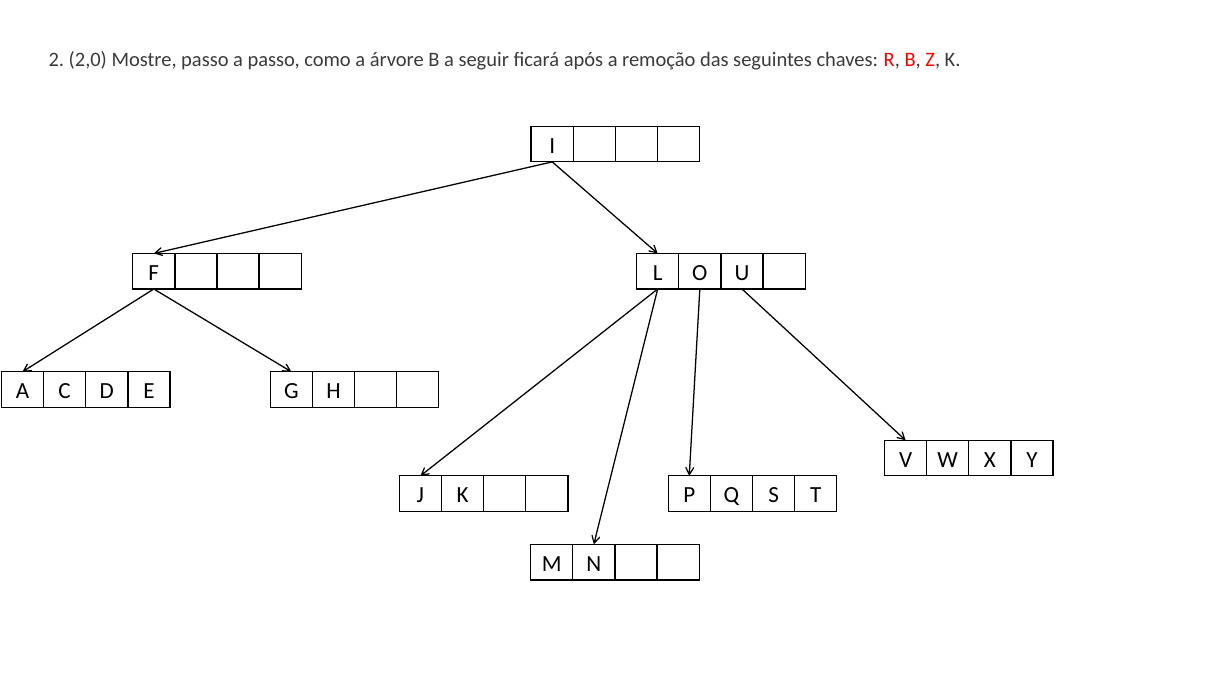
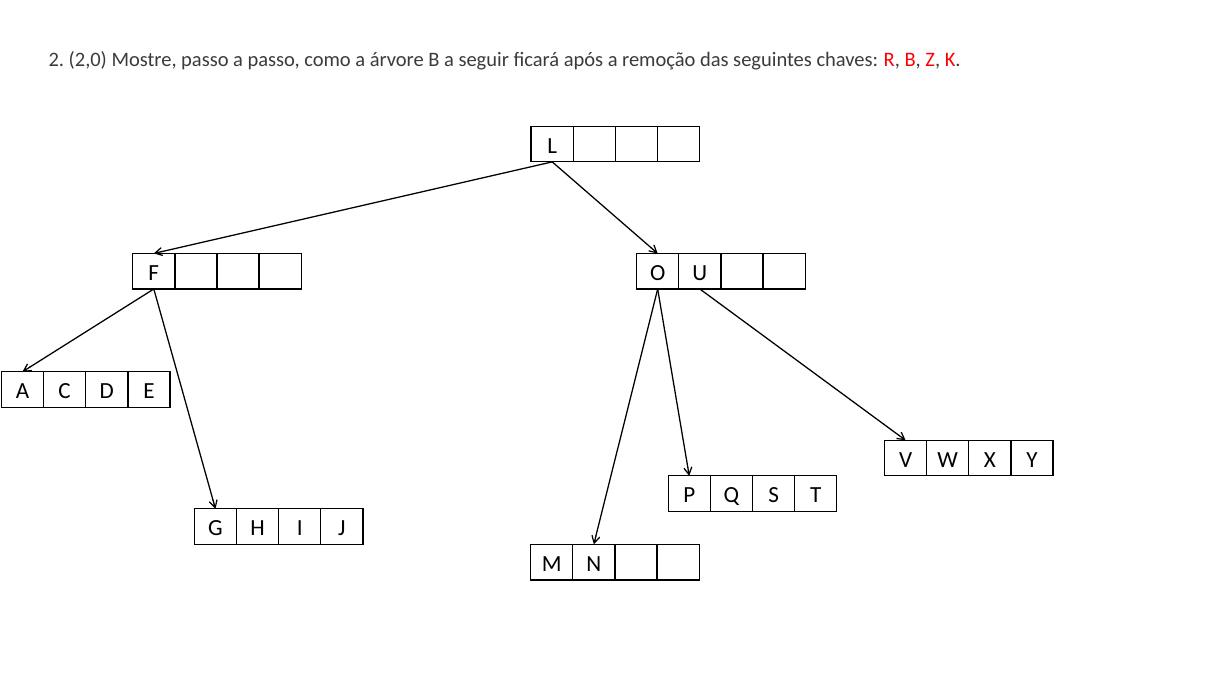
Before and after one commit to machadosbruno/Estrutura-de-Dados-II, a slide deck: slide 8 of 10-06-2025/ExerciciosProva.pptx. Drawn at 1232x693 pixels with LibreOffice and Linux fonts; fonts in the diff are those of the drawing. Boxes give left, top, right and bottom in pixels: in the first picture for what was removed or moved away, otherwise in the second. Text is boxed around its words. In the diff, an @@ line names an element or a change of style, - is before the commit and + after.

```diff
--- a/10-06-2025/ExerciciosProva.pptx
+++ b/10-06-2025/ExerciciosProva.pptx
@@ text "2. (2,0) Mostre, passo a ..." at <box>49,51,961,70</box>: text colour #3B3B3B to #FF0000 in "K." @@
@@ text in rectangle at <box>547,138,557,153</box>: text changed @@
-I
+L
@@ rectangle "O": place and size @@
-rectangle "O" at <box>679,253,722,288</box>
+rectangle "O" at <box>637,253,679,288</box>
@@ rectangle removed at <box>637,253,679,288</box> @@
-L
@@ rectangle "U": place and size @@
-rectangle "U" at <box>721,253,763,288</box>
+rectangle "U" at <box>679,253,722,288</box>
@@ rectangle: place and size @@
-rectangle at <box>355,372,397,407</box>
+rectangle at <box>721,253,763,288</box>
@@ arrow moved from (153, 289) - (291, 372) to (153, 289) - (215, 509) @@
@@ arrow removed from (658, 289) to (421, 476) @@
@@ arrow moved from (700, 289) - (689, 476) to (658, 289) - (689, 476) @@
@@ arrow moved from (742, 289) - (906, 441) to (700, 289) - (906, 441) @@
@@ rectangle removed at <box>396,372,439,407</box> @@
@@ rectangle removed at <box>442,476,484,511</box> @@
-K
@@ rectangle removed at <box>483,476,526,511</box> @@
@@ rectangle removed at <box>526,476,568,511</box> @@
@@ rectangle "G": place and size @@
-rectangle "G" at <box>270,372,312,407</box>
+rectangle "G" at <box>194,509,237,544</box>
@@ rectangle "H": place and size @@
-rectangle "H" at <box>312,372,355,407</box>
+rectangle "H" at <box>237,509,279,544</box>
@@ rectangle added at <box>279,509,322,544</box>, outline #000000 1 pt, 18 pt, text #000000 @@
+I
@@ rectangle "J": place and size @@
-rectangle "J" at <box>399,476,442,511</box>
+rectangle "J" at <box>321,509,363,544</box>
```
Also in this commit, not shown: 3 other slides changed, 1 slide added, 1 other file.
